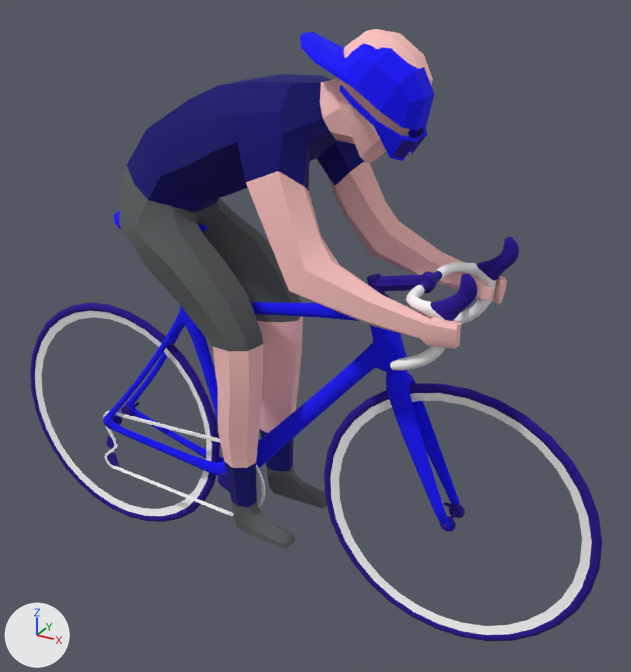
A saved change to the glTF model models/cyclist.glb.
Before and after are seen from a 50 mm lens placed at (1.43, -2.26, 2.12), pointed at (0.14, 0.07, 0.95). The axes (+X, +Y, +Z) are drawn at lower left. The lights are the same throughout. Where no turn or scale is listed for an object, it has been applied to the vertices.

In view in the first picture: 'Bike_Chain', 'Bike_Fork', 'Bike_Frame', 'Bike_Handle', 'Bike_Saddle', 'Bike_frontRim', 'Bike_frontTire', 'Bike_rearRim', 'Bike_rearTire', 'Body', 'Headgear_Cap', 'Headgear_Shades'.
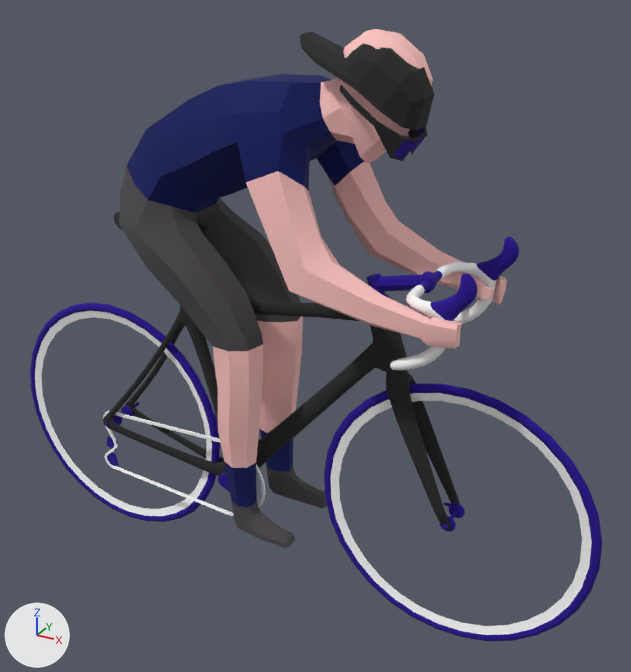
The change, as a list of edits to the scene's bpy script:
```text
Change mat_red:
    where n2 = _N.new('ShaderNodeMix'); n2.name = 'Mix'
    n2.inputs[7].default_value: (0.00108, 0.0, 0.158, 1.0) -> (0.0, 0.00522, 0.104, 1.0)  # 'B', dark blue #04006f -> 'B', dark blue #00105b
Change mat_dark:
    where n2 = _N.new('ShaderNodeMix'); n2.name = 'Mix'
    n2.inputs[7].default_value: (0.106, 0.114, 0.118, 1.0) -> (0.072, 0.0651, 0.0719, 1.0)  # 'B', dark grey #5c5f60 -> 'B', dark grey #4c484c
Change mat_red_001:
    mat_red_001.base_color: (0.00183, 0.0, 1.0) -> (0.0188, 0.0188, 0.0188)  # blue #0600ff -> black #252525
```

Where the change shows, as pixel boxes [x1, y1, x2, y2] in the pictures (631 x 672 px):
'Body', surface changed: [119, 40, 442, 548] in both
'Bike_Frame', recoloured (blue to black): [103, 294, 407, 476] in both
'Headgear_Cap', recoloured (blue to black): [300, 32, 434, 130] in both
'Bike_Fork', recoloured (blue to black): [386, 370, 460, 530] in both
'Headgear_Shades', recoloured (blue to black): [339, 85, 428, 161] in both
'Bike_Saddle', recoloured: [114, 211, 208, 231] in both
